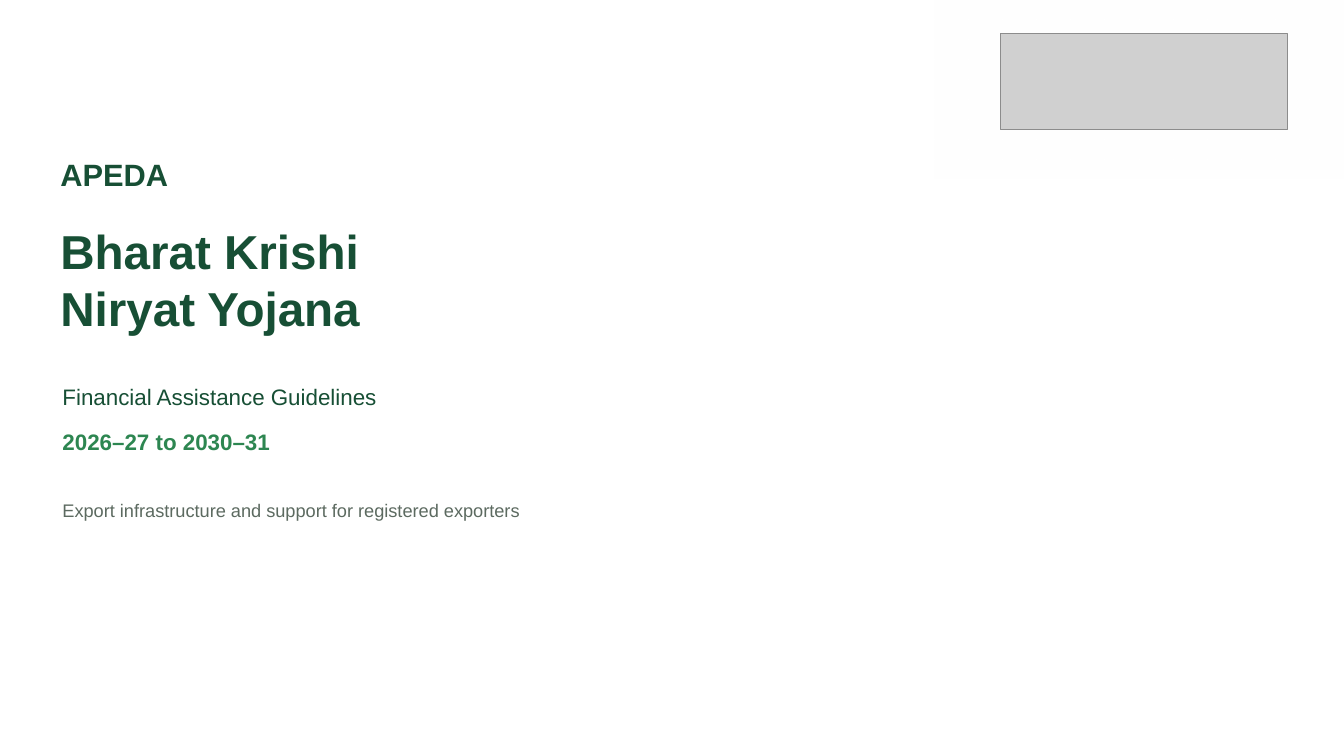
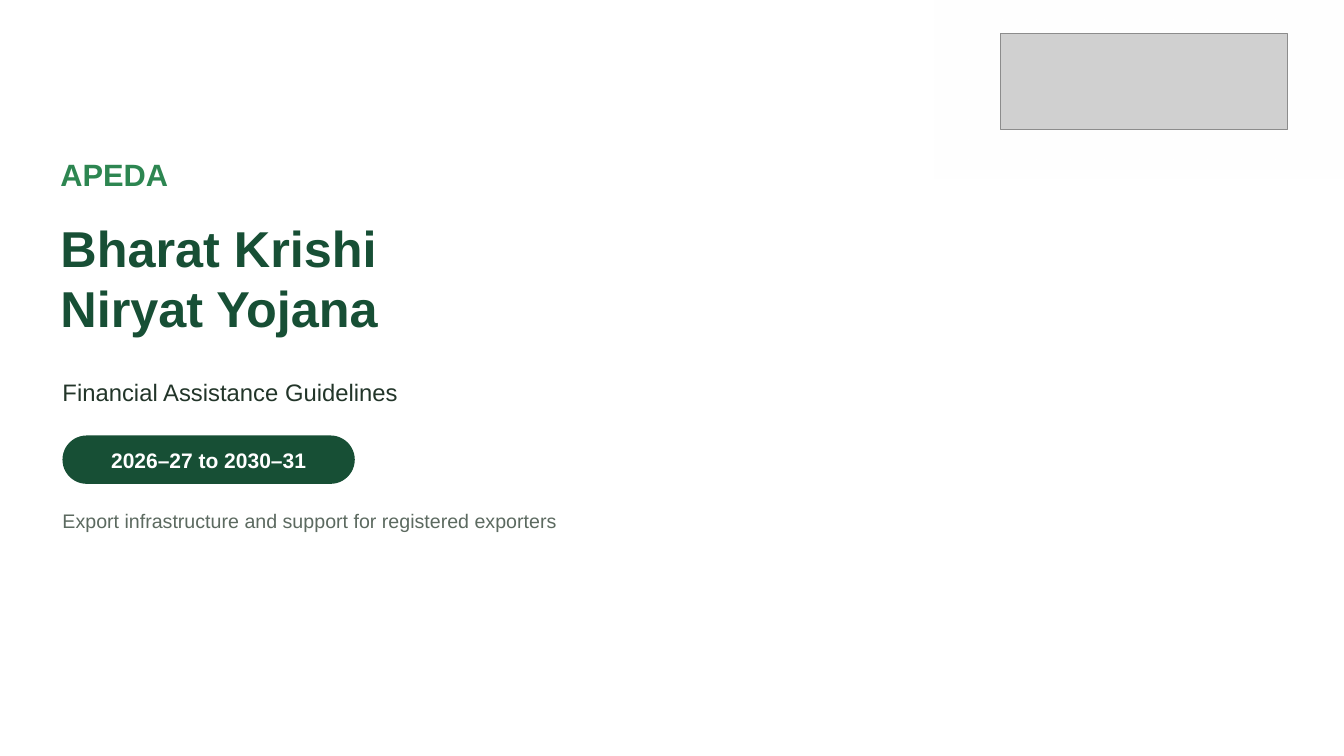
Before and after one commit to BantheFox012/FM, a slide deck: slide 1 of APEDA_BKNY_Standard_40_Percent.pptx. Drawn at 1344x756 pixels with LibreOffice and Linux fonts; fonts in the diff are those of the drawing; grey boxes stand for pictures; background and template pictures are left out. Boxes give left, top, right and bottom in pixels: in the first picture for what was removed or moved away, otherwise in the second. Text is boxed around its words. In the diff, an @@ line names an element or a change of style, - is before the commit and + after.

```diff
--- a/APEDA_BKNY_Standard_40_Percent.pptx
+++ b/APEDA_BKNY_Standard_40_Percent.pptx
@@ text "APEDA" at <box>60,165,168,186</box>: text colour #174F35 to #2D8651 @@
@@ text "Bharat Krishi" at <box>60,230,377,337</box>: size 34 to 36 pt @@
@@ text "Financial Assistance Guidelines" at <box>62,383,398,402</box>: size 16 to 17 pt, text colour #174F35 to #223529 @@
@@ text "2026–27 to 2030–31": place and size @@
-text "2026–27 to 2030–31" at <box>62,434,270,451</box>
+text "2026–27 to 2030–31" at <box>111,453,306,469</box>
@@ text "2026–27 to 2030–31" at <box>111,453,306,469</box>: size 16 to 15 pt, text colour #2D8651 to #FFFFFF; alignment left to centre; vertical alignment top to middle @@
@@ rounded rectangle added at <box>63,436,355,484</box>, fill #174F35 @@
@@ text "Export infrastructure and support for ...": place and size @@
-text "Export infrastructure and support for ..." at <box>62,504,520,521</box>
+text "Export infrastructure and support for ..." at <box>62,514,557,532</box>
@@ text "Export infrastructure and support for ..." at <box>62,514,557,532</box>: size 13 to 14 pt @@
```
Also in this commit, not shown: 13 other slides changed.
